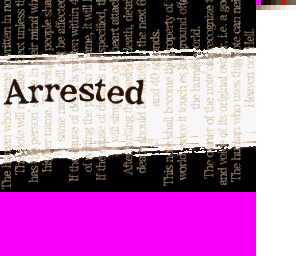
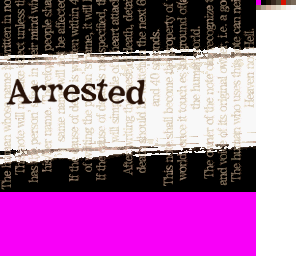
Revision of a layered 296x256 image; what changed, layer by layer:
painted on "crooked text" over (3, 78, 146, 106)
